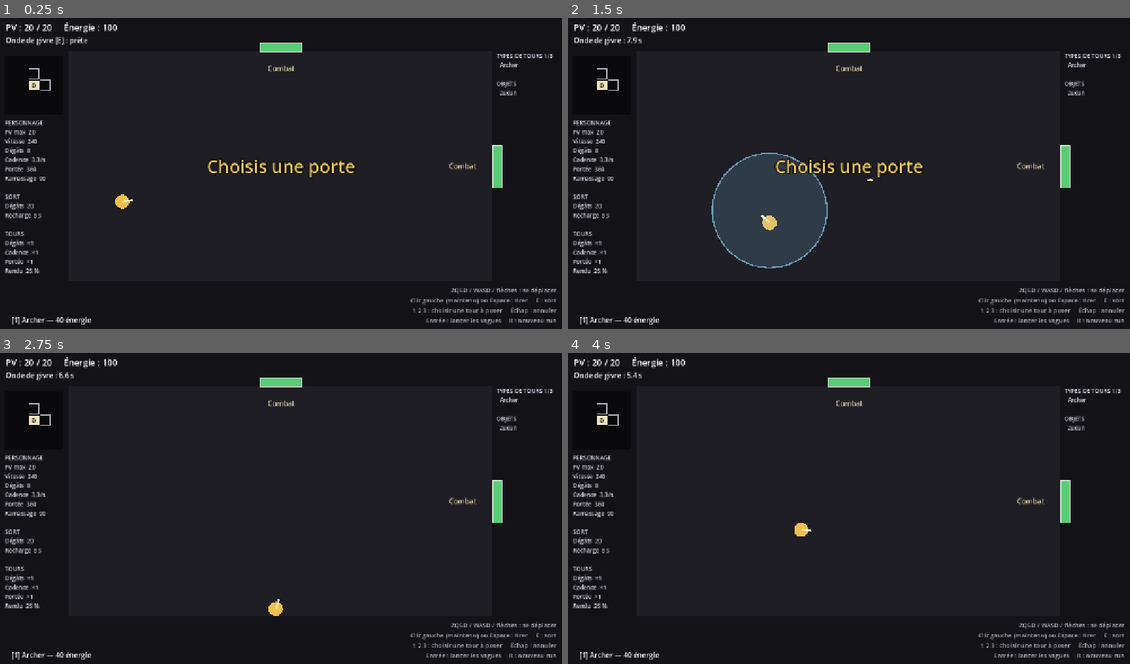
Above: before the commit, frames 1-4 (two rows, left to right).
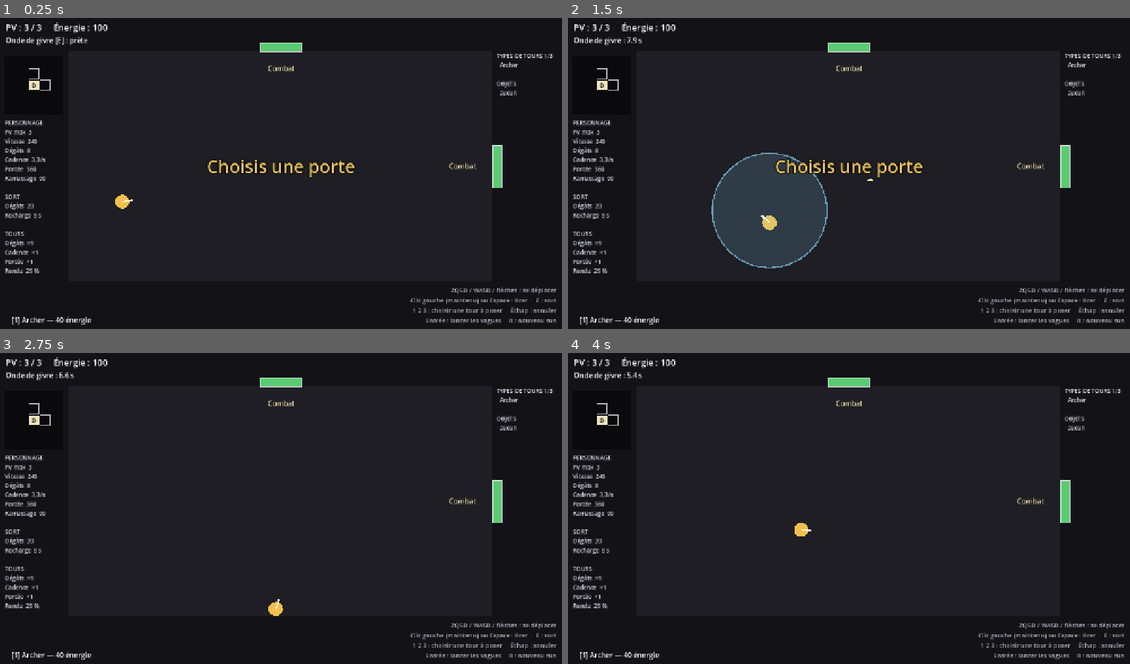
Above: after the commit, the same moments.

Repository: Vespper/Gameproject
Game: Godot game, scene res://scenes/main/main.tscn
Two runs of this game, one before a commit and one after it. Both use one fixed random seed, a clock stepped at 60 frames per second and the inputs below.
Inputs (mouse positions are in pixels of both pictures, inside the frame that each line leads up to):
- Up to frame 1 (0.25 s): no input
- Up to frame 2 (1.5 s): tap Enter (start_wave) at 0.5 s; move the mouse to (972, 157) at 0.52 s; hold D (move_right) 0.53-1.28 s; hold Space (attack) 0.53-1.28 s; click (972, 157) at 0.67 s; move the mouse to (736, 192) at 1.27 s; hold S (move_down) from 1.28 s (still down); tap E (spell) at 1.35 s
- Up to frame 3 (2.75 s): move the mouse to (337, 440) at 2.02 s; release S (move_down) at 2.03 s; hold D (move_right) from 2.03 s (still down); hold Enter (start_wave) from 2.03 s (still down)
- Up to frame 4 (4 s): move the mouse to (820, 573) at 2.77 s; release D (move_right) at 2.78 s; release Enter (start_wave) at 2.78 s; hold W (move_up) 2.78-3.53 s; tap Space (attack) at 2.85 s; click (820, 573) at 2.92 s; move the mouse to (1017, 558) at 3.52 s; hold A (move_left) from 3.53 s (still down); tap E (spell) at 3.6 s

The runs differ from the first frame. In frame 1, 0.3% of the frame differs, in the area x 4-21%, y 1-38%; in frame 2, 0.3%; in frame 3, 0.3%; in frame 4, 0.3%.

Commit message:
Rend le jeu plus punitif : 3 PV, énergie au sol 6 s
Dégâts des ennemis ramenés à 1 (Brute : 2 à la sortie, 1 au contact),
soin de boutique +1 PV pour 40, Cœur robuste +1 PV max.

Co-Authored-By: Claude Opus 5.5 <noreply@anthropic.com>
Claude-Session: https://claude.ai/code/session_01JcHKN8wm3M7gv9AsECBbNa

Diff:
--- a/data/characters/base.tres
+++ b/data/characters/base.tres
@@ -9,7 +9,7 @@
 display_name = "Personnage de base"
 starting_energy = 100
 starting_towers = Array[ExtResource("2_tower_data")]([ExtResource("3_archer")])
-max_health = 20
+max_health = 3
 speed = 240.0
 contact_invulnerability = 1.0
 pickup_radius = 90.0
--- a/data/enemies/brute.tres
+++ b/data/enemies/brute.tres
@@ -7,8 +7,8 @@
 display_name = "Brute"
 max_health = 150.0
 speed = 60.0
-base_damage = 3
-contact_damage = 2
+base_damage = 2
+contact_damage = 1
 energy_drop = 15
 radius = 18.0
 shape_sides = 4
--- a/data/floors/floor_01.tres
+++ b/data/floors/floor_01.tres
@@ -26,5 +26,5 @@
 item_pool = Array[ExtResource("2_item_data")]([ExtResource("item_frost_crystal"), ExtResource("item_lens"), ExtResource …(270 unchanged characters)…
 shop_tower_pool = Array[ExtResource("3_tower_data")]([ExtResource("4_frost"), ExtResource("5_mortar")])
 shop_item_count = 2
-shop_heal_amount = 5
-shop_heal_price = 35
+shop_heal_amount = 1
+shop_heal_price = 40
--- a/data/items/sturdy_heart.tres
+++ b/data/items/sturdy_heart.tres
@@ -6,12 +6,12 @@
 [sub_resource type="Resource" id="Resource_mod1"]
 script = ExtResource("2_modifier")
 stat = &"max_health"
-add = 4.0
+add = 1.0
 
 [resource]
 script = ExtResource("1_item")
 display_name = "Cœur robuste"
-description = "+4 PV max"
+description = "+1 PV max"
 price = 70
 color = Color(0.9, 0.3, 0.35, 1)
 modifiers = Array[ExtResource("2_modifier")]([SubResource("Resource_mod1")])
--- a/scenes/pickups/energy_pickup.gd
+++ b/scenes/pickups/energy_pickup.gd
@@ -4,7 +4,10 @@
 
 signal collected(amount: int)
 
-@export var lifetime: float = 12.0
+## Secondes avant disparition : court, pour obliger à aller la chercher pendant le combat.
+@export var lifetime: float = 6.0
+## Clignote pendant ces dernières secondes.
+@export var blink_time: float = 2.0
 @export var magnet_speed: float = 520.0
 
 var amount: int = 5
@@ -34,8 +37,7 @@
 
 
 func _draw() -> void:
-	# Clignote pendant les 3 dernières secondes
-	if _time_left < 3.0 and fmod(_time_left, 0.3) < 0.15:
+	if _time_left < blink_time and fmod(_time_left, 0.3) < 0.15:
 		return
 	var size: float = 6.0 + minf(amount, 25) * 0.2
 	var points := PackedVector2Array([
--- a/scenes/player/player.gd
+++ b/scenes/player/player.gd
@@ -11,7 +11,7 @@
 # Stats : copiées depuis le RunState par apply_stats() (base du personnage + objets).
 # Les valeurs ci-dessous ne servent que si le personnage est utilisé sans run.
 var speed: float = 240.0
-var max_health: int = 20
+var max_health: int = 3
 var contact_invulnerability: float = 1.0
 var pickup_radius: float = 90.0
 var shot_damage: float = 8.0
--- a/scripts/data/character_data.gd
+++ b/scripts/data/character_data.gd
@@ -12,7 +12,7 @@
 @export var starting_towers: Array[TowerData] = []
 
 @export_group("Corps")
-@export var max_health: int = 20
+@export var max_health: int = 3
 @export var speed: float = 240.0
 ## Secondes d'invulnérabilité après un contact avec un ennemi.
 @export var contact_invulnerability: float = 1.0
--- a/scripts/data/floor_data.gd
+++ b/scripts/data/floor_data.gd
@@ -17,5 +17,5 @@
 ## Types de tours qu'on peut acheter en boutique (seulement ceux qu'on n'a pas).
 @export var shop_tower_pool: Array[TowerData] = []
 @export var shop_item_count: int = 2
-@export var shop_heal_amount: int = 5
-@export var shop_heal_price: int = 35
+@export var shop_heal_amount: int = 1
+@export var shop_heal_price: int = 40
--- a/tests/test_shop_and_treasure.gd
+++ b/tests/test_shop_and_treasure.gd
@@ -58,15 +58,15 @@
 	var state := RunState.create(BASE)
 	if state.tower_types.size() != 1 or state.tower_types[0] != ARCHER:
 		_errors.append("Départ : l'Archer doit être le seul type de tour")
-	if state.health != 20 or state.max_health != 20 or state.energy != 100:
+	if state.health != 3 or state.max_health != 3 or state.energy != 100:
 		_errors.append("Départ : PV %d/%d, énergie %d" % [state.health, state.max_health, state.energy])
 	state.add_item(SHARP_TIP)
 	if not is_equal_approx(state.stat(&"shot_damage"), 11.0):
 		_errors.append("Pointe affûtée : dégâts %.1f au lieu de 11" % state.stat(&"shot_damage"))
-	state.health = 10
+	state.health = 1
 	state.add_item(HEART)
-	if state.max_health != 24 or state.health != 14:
-		_errors.append("Cœur robuste : PV %d/%d au lieu de 14/24" % [state.health, state.max_health])
+	if state.max_health != 4 or state.health != 2:
+		_errors.append("Cœur robuste : PV %d/%d au lieu de 2/4" % [state.health, state.max_health])
 	state.add_item(TRIGGER)
 	if not is_equal_approx(state.stat(&"shot_cooldown"), 0.24) or state.stat_trend(&"shot_cooldown") != 1:
 		_errors.append("Gâchette rapide : recharge %.2f" % state.stat(&"shot_cooldown"))
@@ -122,7 +122,7 @@
 	if type == FloorRoom.Type.SHOP:
 		info.offers.append(RoomOffer.for_item(SHARP_TIP, SHARP_TIP.price))
 		info.offers.append(RoomOffer.for_item(HEART, HEART.price))
-		info.offers.append(RoomOffer.for_heal(5, 35))
+		info.offers.append(RoomOffer.for_heal(1, 40))
 		info.offers.append(RoomOffer.for_item(TRIGGER, TRIGGER.price))
 	else:
 		info.offers.append(RoomOffer.for_item(SHARP_TIP, 0))
Not shown, changed: docs/decisions.md
Not shown, changed: docs/design/map.md
Not shown, changed: docs/roadmap.md
Not shown, changed: docs/wiki/ennemis.md
Not shown, changed: docs/wiki/objets.md
Not shown, changed: docs/wiki/personnages.md
Not shown, changed: docs/wiki/salles.md
